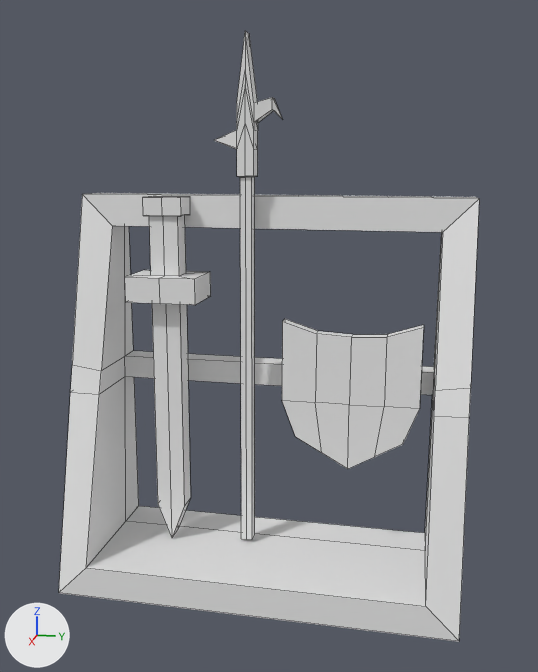
The FBX model Assets/3D/WeaponRack.fbx, before and after one commit.
Rendered twice from a camera (50 mm lens) standing at (3.52, 0.73, 2.21) and looking at (0.01, 0.03, 1.33). The axes (+X, +Y, +Z) are drawn at lower left. The lights are the same throughout. Mesh edges are drawn as thin lines. Where no turn or scale is listed for an object, it has been applied to the vertices.

In view in the first picture: 'Lance', 'Shield', 'Sword', 'WeaponRack'.
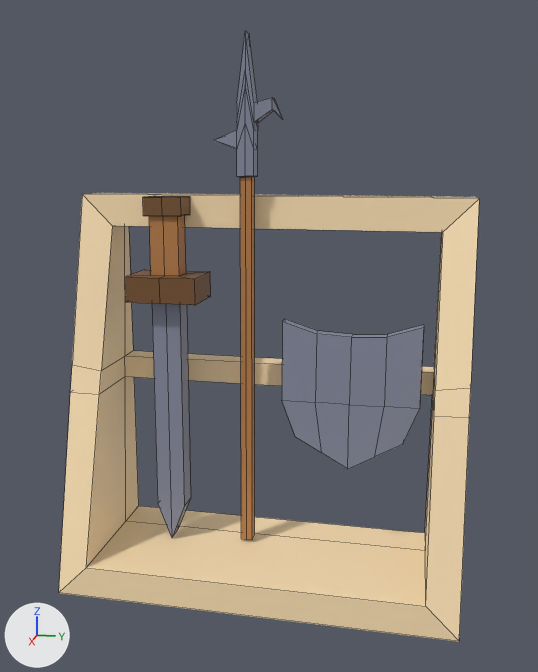
The newer file is also rescaled (x0.422) as a whole; pictures and numbers use the older file's frame.

What the commit changed:
Material 'LightBrown' (mat_lightbrown) is new.
Its base color is (1.0, 0.773, 0.469) (beige #ffe4b6).
Material 'Iron' (mat_iron) is new.
Its base color is (0.239, 0.259, 0.351) (blue #868ba0).
Material 'DarkBrown' (mat_darkbrown) is new.
Its base color is (0.184, 0.083, 0.0279) (brown #77512f).
Material 'Brown' (mat_brown) is new.
Its base color is (0.477, 0.207, 0.0645) (orange #b87e48).
me_cube_001 has 40 vertices, 42 faces and spans x -0.39..0.39, y -1.0..1.0, z -1.01..1.0.
me_cube_001 now uses material mat_lightbrown (beige #ffe4b6).
me_cube has 54 vertices, 52 faces and spans x -0.14..0.14, y -0.18..0.18, z -1.38..0.45.
me_cube is used by ob_sword; location (-0.078, -0.513, 1.54).
me_cube part 3: all 6 faces centred in x -0.06..0.05, y -0.07..0.07, z 0.21 switch from no material to mat_brown (orange #b87e48).
me_cube part 4: all 8 faces centred in x -0.04..0.07, y -0.07..0.07, z -1.28..-0.62 switch from no material to mat_iron (blue #868ba0).
me_cube part 5: all 20 faces centred in x -0.08..0.07, y -0.1..0.1, z 0.36..0.45 switch from no material to mat_darkbrown (brown #77512e).
me_cube part 6: all 18 faces centred in x -0.14..0.14, y -0.18..0.18, z -0.07..0.07 switch from no material to mat_darkbrown (brown #77512e).
me_cube_003 has 30 vertices, 28 faces and spans x -0.044..0.043, y -0.346..0.346, z -0.346..0.411.
me_cube_003 now uses material mat_iron (blue #868ba0).
me_cube_002 has 48 vertices, 50 faces and spans x -0.07..0.05, y -0.17..0.17, z -1.13..1.45.
me_cube_002 is used by ob_lance; location (-0.095, -0.105, 1.306).
me_cube_002 part 1: all 8 faces centred in x -0.03..0.03, y -0.03..0.03, z -1.13..-0.17 switch from no material to mat_brown (orange #b87e48).
me_cube_002 part 2: all 42 faces centred in x -0.07..0.02, y -0.08..0.14, z 0.79..1.29 switch from no material to mat_iron (blue #868ba0).

Where the change shows, as pixel boxes (x1, y1, x2, y2) in the pictures (538 x 672 px):
'WeaponRack', recoloured (white to beige)
    both: (59, 193, 479, 642)
'Shield', recoloured
    both: (282, 319, 424, 469)
part 1 of me_cube_002, recoloured (grey to brown)
    both: (240, 177, 255, 540)
part 2 of me_cube_002, recoloured
    both: (215, 31, 282, 177)
part 3 of me_cube, recoloured (grey to brown)
    both: (149, 216, 186, 276)
part 4 of me_cube, recoloured
    both: (152, 303, 191, 538)
part 5 of me_cube, recoloured (grey to brown)
    both: (143, 196, 190, 216)
part 6 of me_cube, recoloured (grey to brown)
    both: (125, 270, 211, 305)
